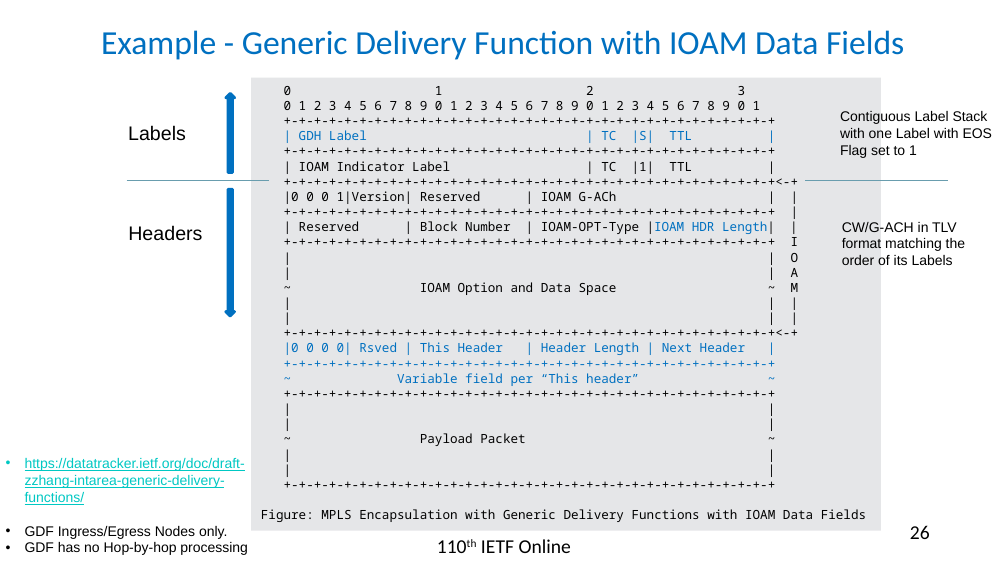
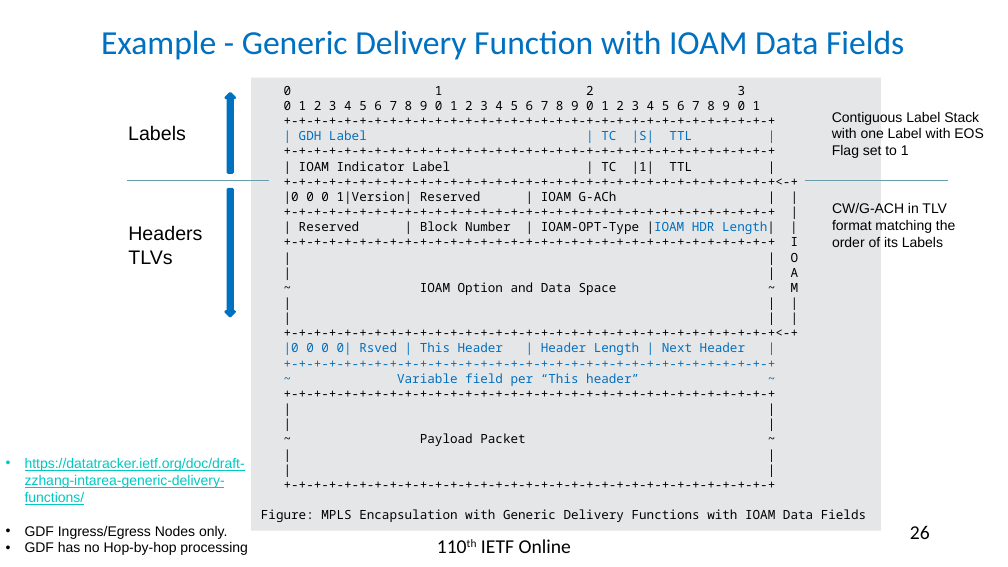
Before and after one commit to rakgandhi/ietf-slides, a slide deck: slide 26 of draft-gandhi-mpls-ioam-sr-06.pptx. Drawn at 1008x567 pixels with LibreOffice and Linux fonts; fonts in the diff are those of the drawing. Boxes give left, top, right and bottom in pixels: in the first picture for what was removed or moved away, otherwise in the second. Text is boxed around its words. In the diff, an @@ line names an element or a change of style, - is before the commit and + after.

```diff
--- a/draft-gandhi-mpls-ioam-sr-06.pptx
+++ b/draft-gandhi-mpls-ioam-sr-06.pptx
@@ text "Contiguous Label Stack with one ...": place and size @@
-text "Contiguous Label Stack with one ..." at (840, 111, 992, 158)
+text "Contiguous Label Stack with one ..." at (832, 112, 983, 158)
@@ text "CW/G-ACH in TLV format matching ...": place and size @@
-text "CW/G-ACH in TLV format matching ..." at (842, 222, 965, 265)
+text "CW/G-ACH in TLV format matching ..." at (832, 203, 955, 247)
@@ text at (128, 250, 172, 265): paragraph added @@
+TLVs
```
Also in this commit, not shown: 4 other slides changed, 1 other file.
